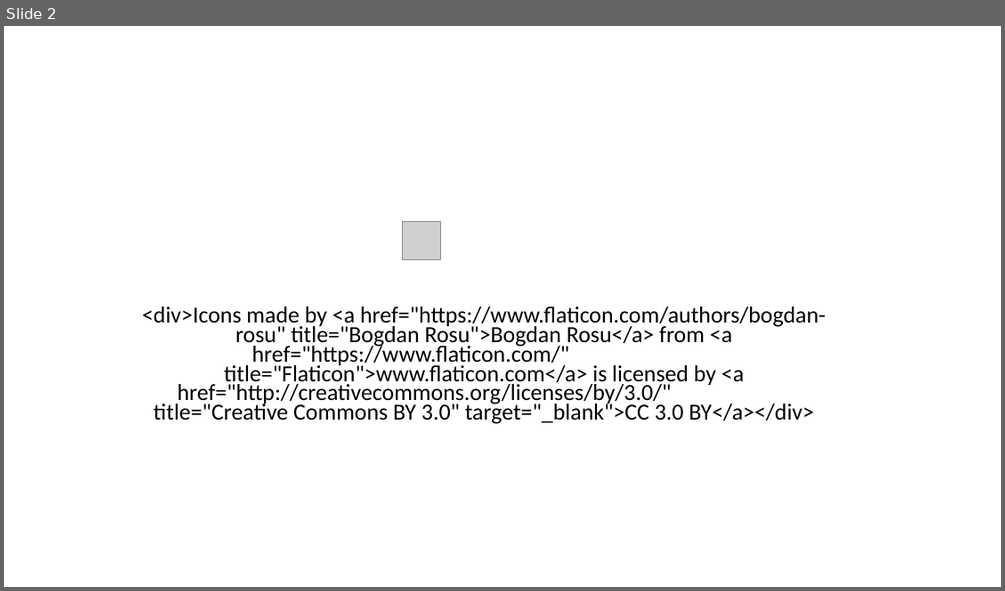
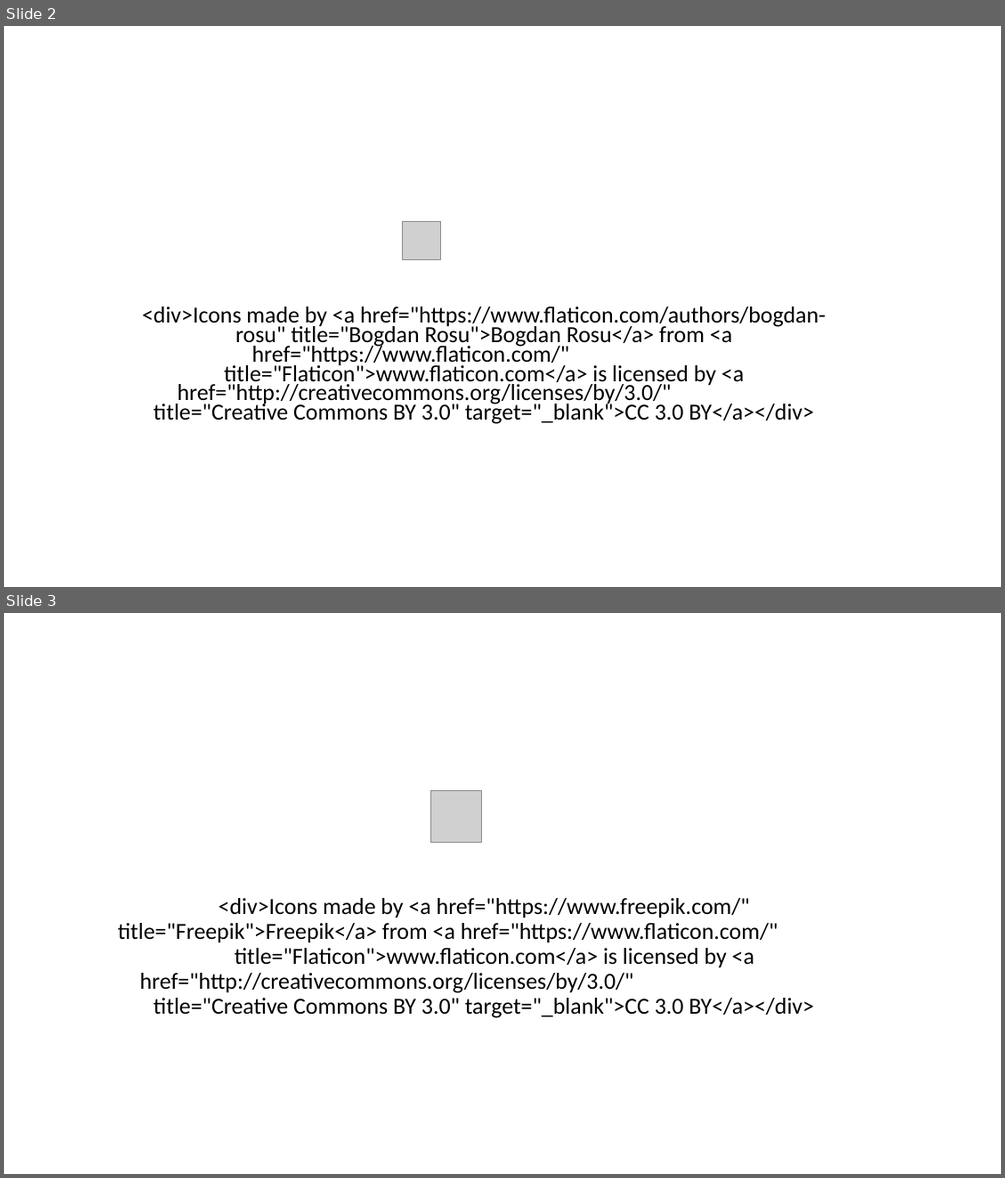
Before and after one commit to memmelma/bulletplus, a slide deck: icon_design_selection.pptx. Shown one above the other, each under a label of ours: slide 2 before the commit, slides 2 and 3 after it. The pictures are 1005x591 and 1005x1178 pixels, drawn with LibreOffice and Linux fonts; fonts in the diff are those of the drawing; grey boxes stand for pictures. Boxes give left, top, right and bottom in pixels: in the first picture for what was removed or moved away, otherwise in the second. Text is boxed around its words. In the diff, an @@ line names an element or a change of style, - is before the commit and + after.

```diff
--- a/icon_design_selection.pptx
+++ b/icon_design_selection.pptx
@@ slide 3 added at (4, 613, 1001, 1174), background #FFFFFF @@
@@ picture added at (431, 791, 482, 842) @@
@@ subtitle added at (118, 898, 814, 1018), 22.2 pt, text #000000 @@
+<div>Icons made by <a href="https://www.freepik.com/" title="Freepik">Freepik</a> from <a href="https://www.flaticon.com/" title="Flaticon">www.flaticon.com</a> is licensed by <a href="http://creativecommons.org/licenses/by/3.0/" title="Creative Commons BY 3.0" target="_blank">CC 3.0 BY</a></div>
```
Also in this commit, not shown: 1 other slide added, 39 other files.
